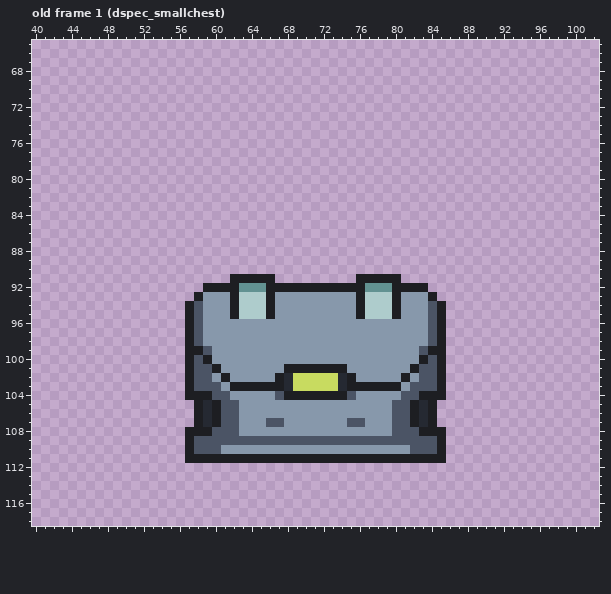
File history of a pixel-art file, sprites/commandoVFX.aseprite. Above: the version before the commit.
150x150 pixels, 10 frames. Shown: old frame 1 (dspec_smallchest): x 40..102, y 65..118. The commit also changed other frames, which this record leaves out.
After:
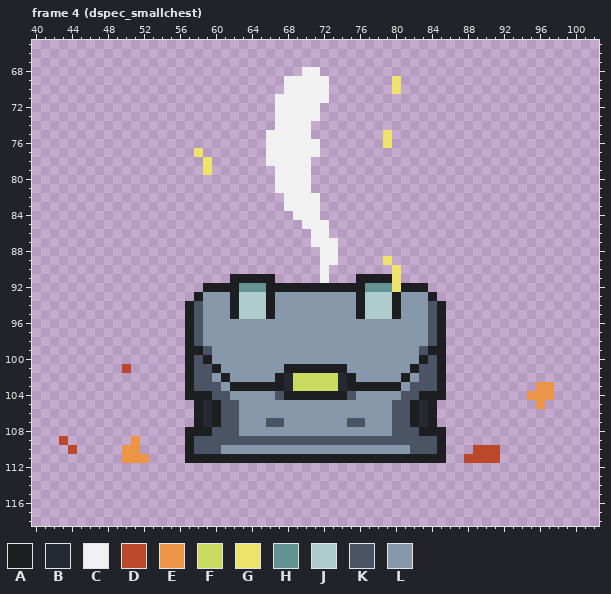
Palette (. is transparent): A #1d1e22  B #252932  C #f1f1f1  D #bc482c  E #ec9546  F #c8db60  G #eee46c  H #629292  J #aecccc  K #4b5465  L #8798ab
A new or re-ordered frame is compared with the old frame closest to it.
The exact change:
frames 10 -> 20
layer "Layer 6" now shown
Frame 4 (dspec_smallchest) is new; against old frame 1 (dspec_smallchest), layers "Layer 6", "Layer 13":
y 68: x 70..71 .. -> CC
y 69..70: x 68..72 ..... -> CCCCC; x 80 . -> G
y 71: x 67..72 ...... -> CCCCCC
y 72..73: x 67..71 ..... -> CCCCC
y 74: x 67..70 .... -> CCCC
y 75: x 66..70 ..... -> CCCCC; x 79 . -> G
y 76: x 66..71 ...... -> CCCCCC; x 79 . -> G
y 77: x 58 . -> G; x 66..71 ...... -> CCCCCC
y 78: x 59 . -> G; x 66..70 ..... -> CCCCC
y 79: x 59 . -> G; x 67..70 .... -> CCCC
y 80..81: x 67..70 .... -> CCCC
y 82..83: x 68..71 .... -> CCCC
y 84: x 69..71 ... -> CCC
y 85: x 70..72 ... -> CCC
y 86: x 71..72 .. -> CC
y 87: x 71..73 ... -> CCC
y 88: x 72..73 .. -> CC
y 89: x 72..73 .. -> CC; x 79 . -> G
y 90: x 72 . -> C; x 80 . -> G
y 91: x 72 . -> C; x 80 A -> G
y 92: x 80 A -> G
y 101: x 50 . -> D
y 103: x 96..97 .. -> EE
y 104: x 95..97 ... -> EEE
y 105: x 96 . -> E
y 109: x 43 . -> D; x 51 . -> E
y 110: x 44 . -> D; x 50..51 .. -> EE; x 89..91 ... -> DDD
y 111: x 50..52 ... -> EEE; x 88..91 .... -> DDDD
